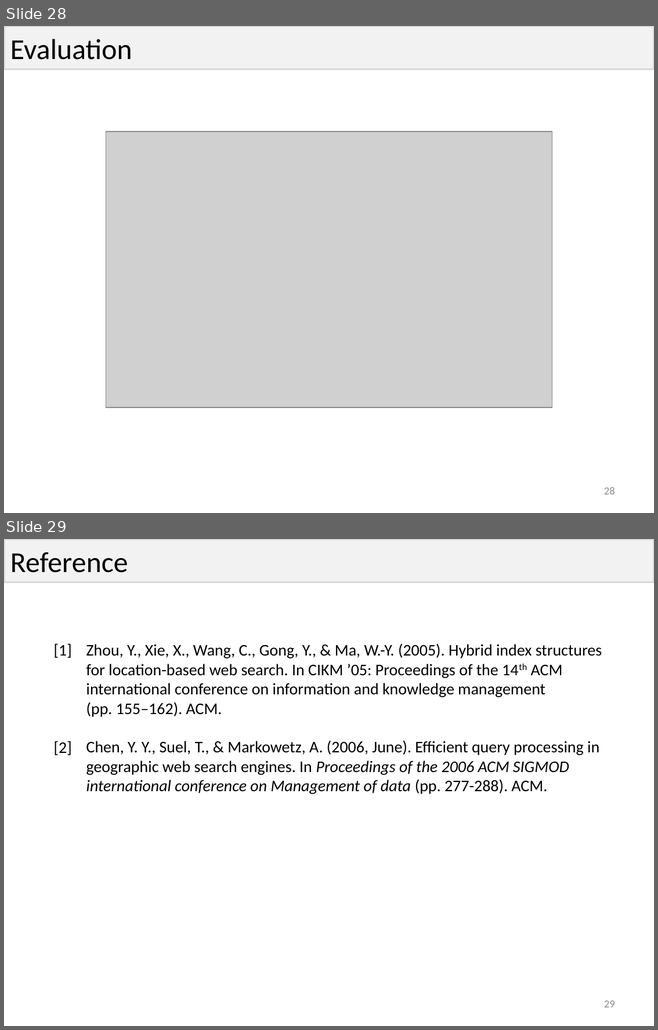
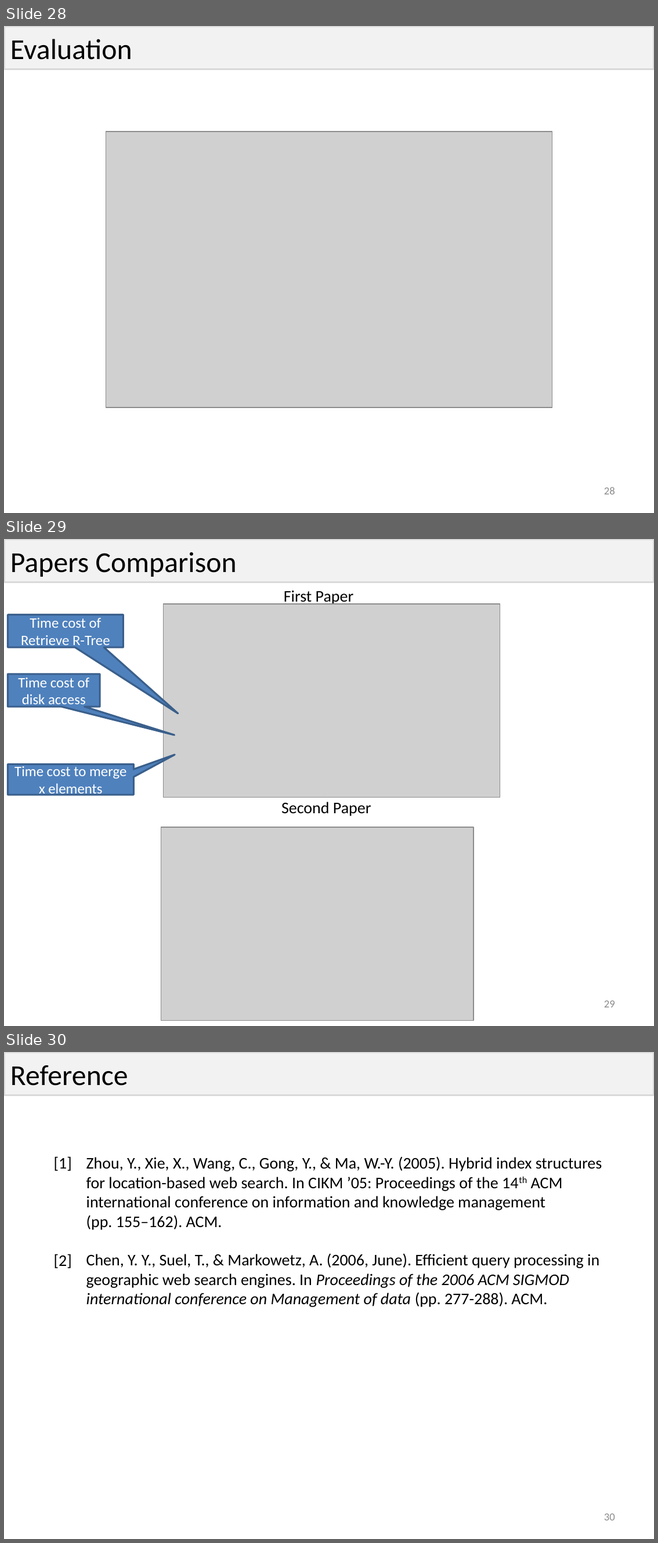
Before and after one commit to phvargas/cs834-f16, a slide deck: presentation-3/Presentation3.pptx. Shown one above the other, each under a label of ours: slides 28 and 29 before the commit, slides 28, 29 and 30 after it. The pictures are 658x1030 and 658x1543 pixels, drawn with LibreOffice and Linux fonts; fonts in the diff are those of the drawing; grey boxes stand for pictures. Boxes give left, top, right and bottom in pixels: in the first picture for what was removed or moved away, otherwise in the second. Text is boxed around its words. In the diff, an @@ line names an element or a change of style, - is before the commit and + after.

Commit message:
mod

```diff
--- a/presentation-3/Presentation3.pptx
+++ b/presentation-3/Presentation3.pptx
@@ slide 29 added at bbox=[4, 539, 654, 1026], background #FFFFFF @@
@@ rectangle added at bbox=[4, 539, 654, 583], fill #F2F2F2, outline #D9D9D9 2 pt, 32 pt, text #000000 @@
+Papers Comparison
@@ text added at bbox=[284, 590, 354, 605], 18 pt, text #000000 @@
+First Paper
@@ picture added at bbox=[163, 604, 500, 798] @@
@@ speech box added at bbox=[8, 615, 123, 647], fill #4F81BD, outline #3A5F8C 2 pt, 16 pt, text #FFFFFF @@
+Time cost of Retrieve R-Tree
@@ speech box added at bbox=[8, 674, 100, 707], fill #4F81BD, outline #3A5F8C 2 pt, 16 pt, text #FFFFFF @@
+Time cost of disk access
@@ speech box added at bbox=[8, 765, 134, 795], fill #4F81BD, outline #3A5F8C 2 pt, 16 pt, text #FFFFFF @@
+Time cost to merge x elements
@@ text added at bbox=[281, 802, 371, 816], 18 pt, text #000000 @@
+Second Paper
@@ picture added at bbox=[161, 827, 473, 1021] @@
@@ page number added at bbox=[604, 1001, 615, 1008], 12 pt, text #8C8C8C @@
+29
@@ what was slide 29 is now slide 30 @@
@@ page number at bbox=[604, 1514, 615, 1521]: text changed @@
-29
+30
```
Also in this commit, not shown: 1 slide changed.
